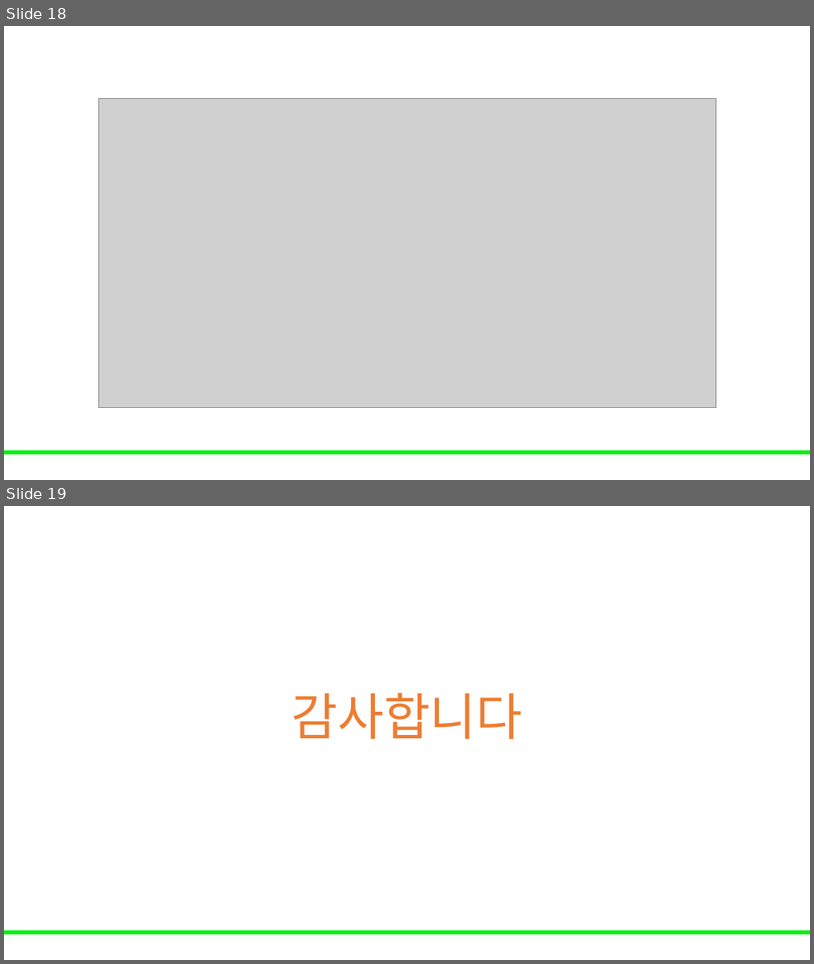
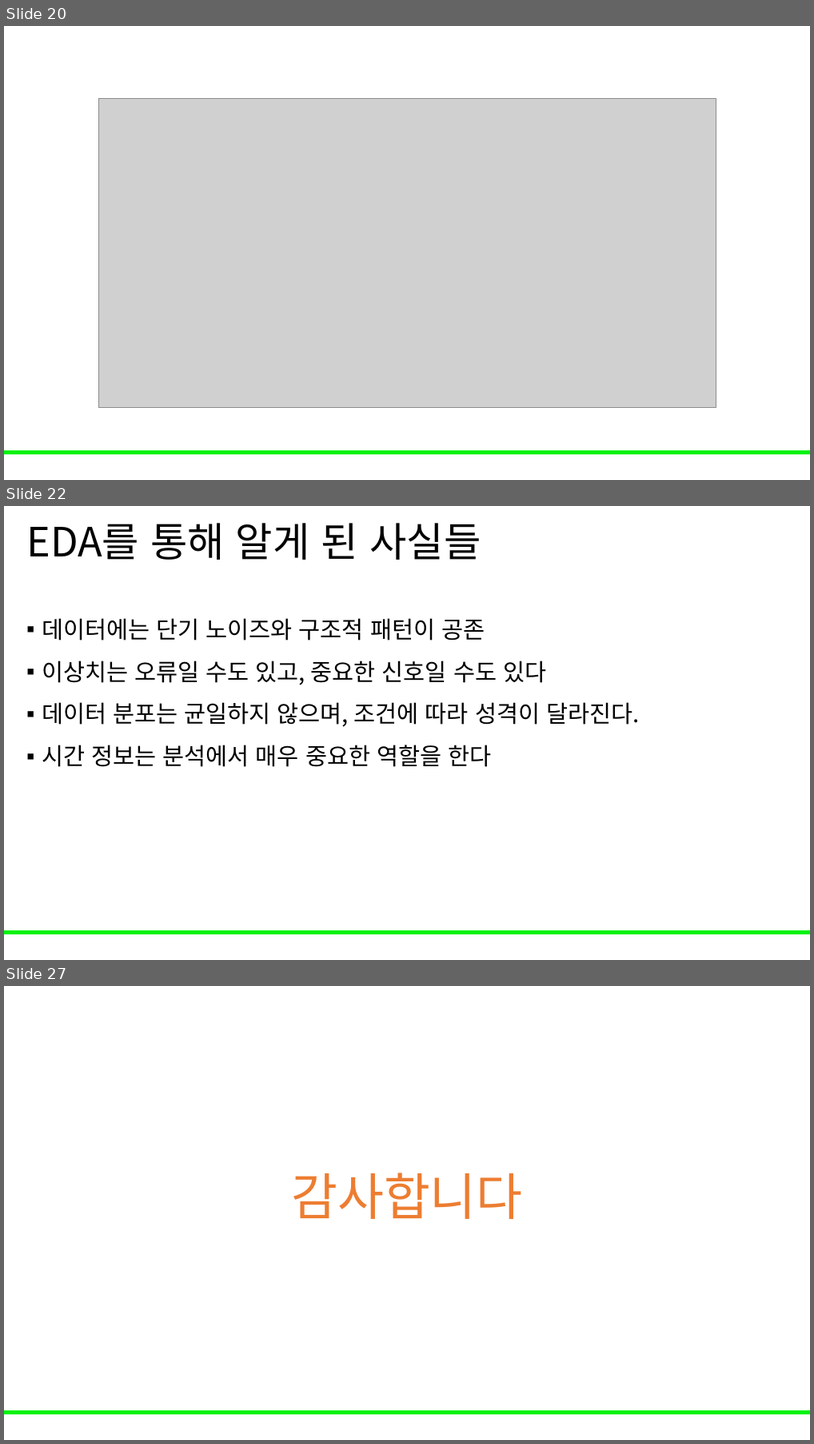
Before and after one commit to Leader-Lesson/KDT_RE_5th, a slide deck: material/5_AI/04_데이터 전처리와 EDA 기초.pptx. Shown one above the other, each under a label of ours: slides 18 and 19 before the commit, slides 20, 22 and 27 after it; the slides between them are not shown. The pictures are 814x964 and 814x1444 pixels, drawn with LibreOffice and Linux fonts; fonts in the diff are those of the drawing; grey boxes stand for pictures; background and template pictures are left out. Boxes give left, top, right and bottom in pixels: in the first picture for what was removed or moved away, otherwise in the second. Text is boxed around its words. In the diff, an @@ line names an element or a change of style, - is before the commit and + after.

```diff
--- a/material/5_AI/04_데이터 전처리와 EDA 기초.pptx
+++ b/material/5_AI/04_데이터 전처리와 EDA 기초.pptx
@@ slide 22 added at (4,506,810,960), background #FFFFFF; not listed: 1 template element that a slide beside it also shows @@
@@ title added at (26,523,481,560), 48 pt, text #000000 @@
+EDA를 통해 알게 된 사실들
@@ text added at (42,618,639,767), 28 pt, text #000000 @@
+▪ 데이터에는 단기 노이즈와 구조적 패턴이 공존
+▪ 이상치는 오류일 수도 있고, 중요한 신호일 수도 있다
+▪ 데이터 분포는 균일하지 않으며, 조건에 따라 성격이 달라진다.
+▪ 시간 정보는 분석에서 매우 중요한 역할을 한다
@@ what was slide 18 is now slide 20 @@
@@ what was slide 19 is now slide 27 @@
```
Also in this commit, not shown: 3 slides changed, 7 other slides added.
